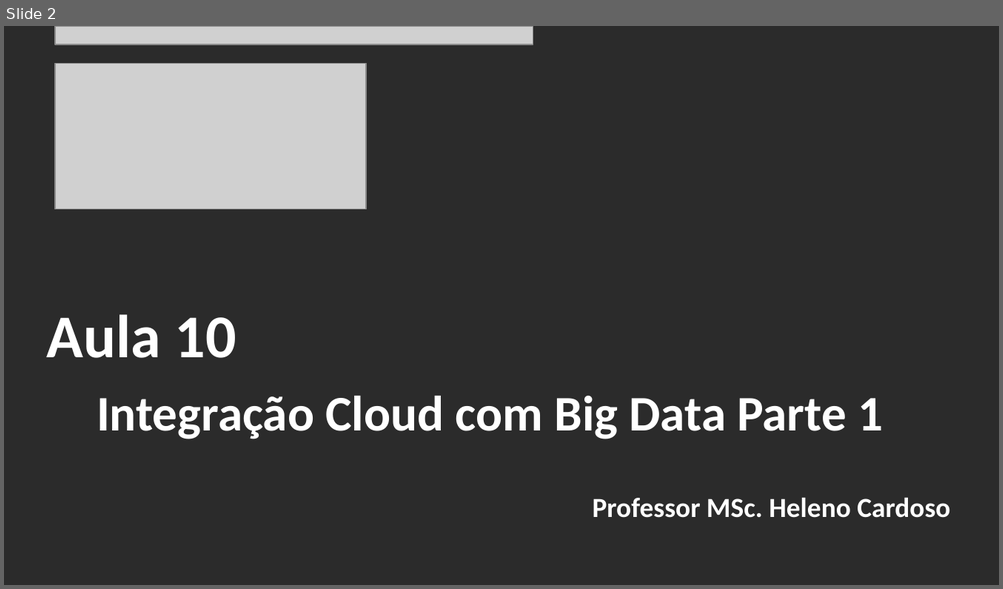
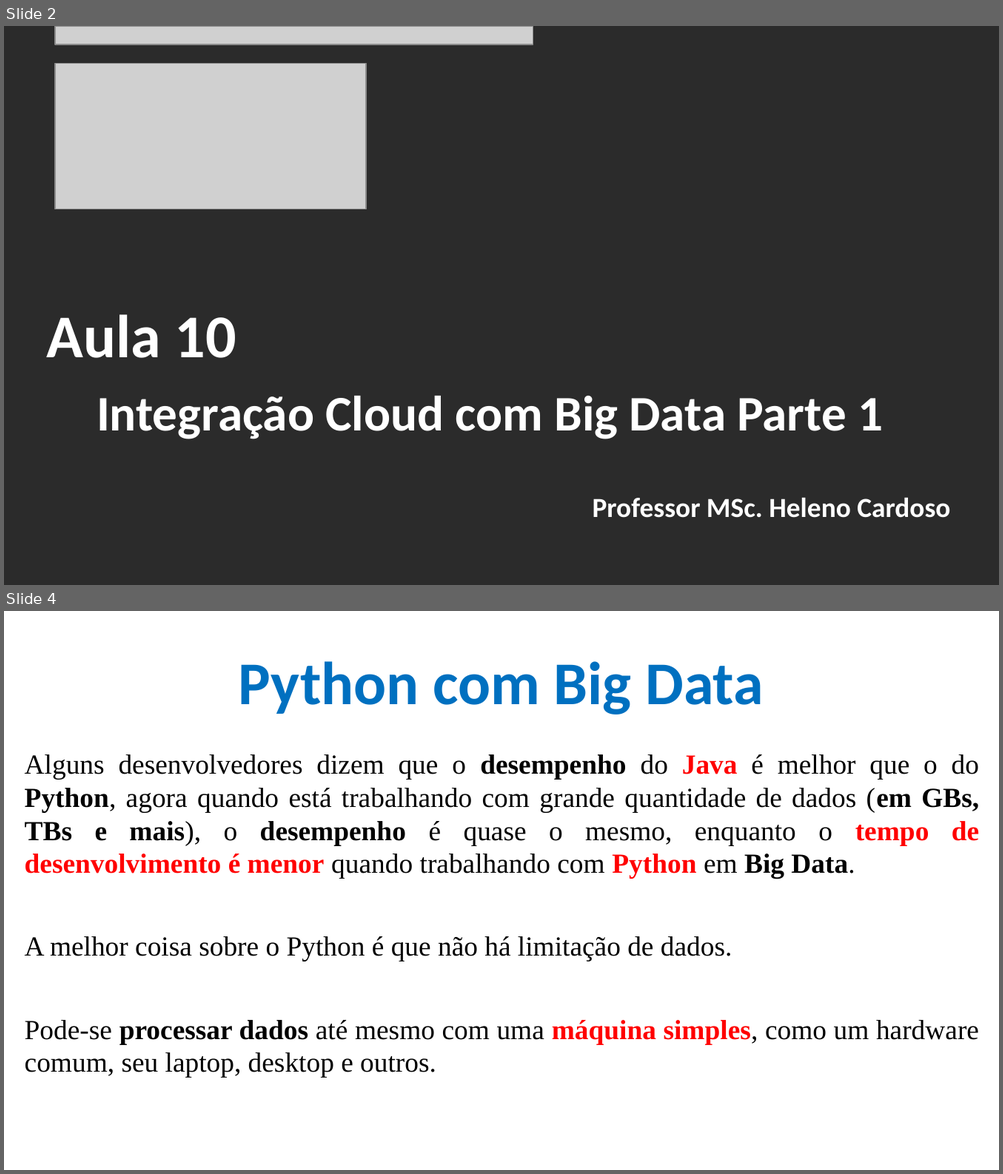
Before and after one commit to CloudEducationBrazil/WydenArea1AplicacaoCloudIndustria40Python, a slide deck: 01 Classes/Aula 10 - Aplicação Cloud Indústria 40 Python Integração Cloud Big Data Parte 1.pptx. Shown one above the other, each under a label of ours: slide 2 before the commit, slides 2 and 4 after it; the slides between them are not shown. The pictures are 1003x589 and 1003x1174 pixels, drawn with LibreOffice and Linux fonts; fonts in the diff are those of the drawing; grey boxes stand for pictures; background and template pictures are left out; a plain dark background stands for a picture behind light text. Boxes give left, top, right and bottom in pixels: in the first picture for what was removed or moved away, otherwise in the second. Text is boxed around its words. In the diff, an @@ line names an element or a change of style, - is before the commit and + after.

Commit message:
Aula 10 Cloud IoT Python Indústria 4.0 e Outros 09maio2023

```diff
--- a/01 Classes/Aula 10 - Aplicação Cloud Indústria 40 Python Integração Cloud Big Data Parte 1.pptx
+++ b/01 Classes/Aula 10 - Aplicação Cloud Indústria 40 Python Integração Cloud Big Data Parte 1.pptx
@@ slide 4 added at bbox=[4, 611, 999, 1170], background picture (left out) @@
@@ title added at bbox=[239, 661, 763, 715], 44 pt, text #0070C0, bold @@
+Python com Big Data
@@ text added at bbox=[25, 755, 979, 1078], 20 pt, text #000000 @@
+Alguns desenvolvedores dizem que o desempenho do Java é melhor que o do Python, agora quando está trabalhando com grande quantidade de dados (em GBs, TBs e mais), o desempenho é quase o mesmo, enquanto o tempo de desenvolvimento é menor quando trabalhando com Python em Big Data.
+A melhor coisa sobre o Python é que não há limitação de dados.
+Pode-se processar dados até mesmo com uma máquina simples, como um hardware comum, seu laptop, desktop e outros.
```
Also in this commit, not shown: 5 slides changed, 12 other slides added.
